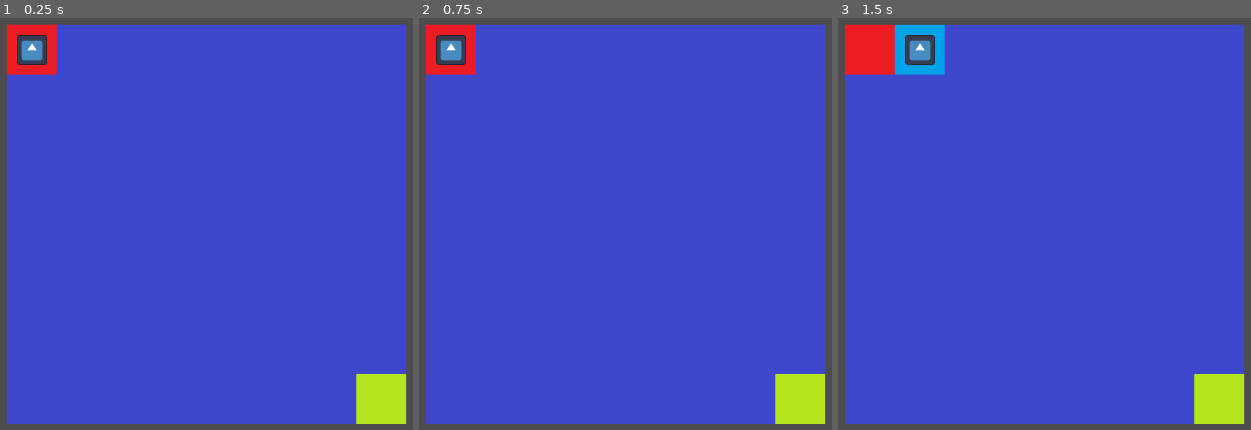
Above: before the commit, frames 1-3 (left to right).
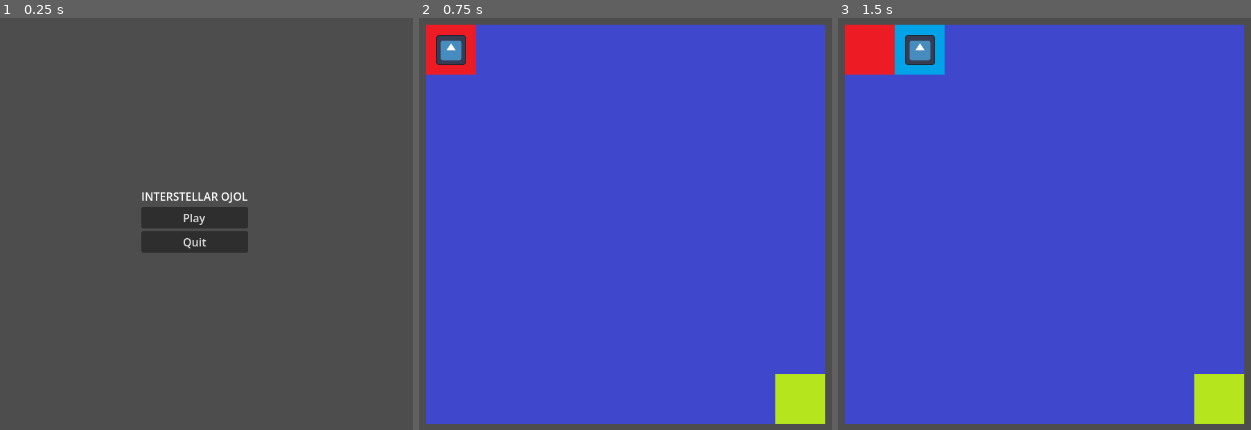
Above: after the commit, the same moments.

Repository: XilefEel/gameseed-2026
Game: Godot game, scene res://scenes/MainMenu.tscn
Same seed, same stepped clock (60 frames per second), same inputs: the game is played once before the commit and once after it. Before the commit the project starts from res://game.tscn. The engine's default icon, where the game draws it, is replaced by a stand-in: a white triangle on a blue panel in a dark square.
Inputs (mouse positions are in pixels of both pictures, inside the frame that each line leads up to):
- Up to frame 1 (0.25 s): no input
- Up to frame 2 (0.75 s): click (613, 215) at 0.5 s, where only the run after the commit has a clickable "Play"
- Up to frame 3 (1.5 s): tap Enter at 1.25 s; hold Right (ui_right) from 1.28 s (still down)

The runs differ from the first frame. In frame 1, 93% of the frame differs, in the area x 1-99%, y 1-99%; in frame 2, nothing differs; in frame 3, nothing differs.

Commit message:
added basic main menu and win menu

Diff:
--- a/project.godot
+++ b/project.godot
@@ -11,7 +11,7 @@
 [application]
 
 config/name="gameseed-2026"
-run/main_scene="uid://wsp11q4m00jx"
+run/main_scene="uid://bll3woetjhrlk"
 config/features=PackedStringArray("4.6", "Forward Plus")
 config/icon="res://icon.svg"
 
--- a/game.tscn
+++ b/scenes/Game.tscn
@@ -1,13 +1,13 @@
 [gd_scene format=4 uid="uid://wsp11q4m00jx"]
 
-[ext_resource type="Script" uid="uid://0wqb1rjxbtrg" path="res://scripts/game.gd" id="1_7jktm"]
-[ext_resource type="Texture2D" uid="uid://c5jiua8ntar6y" path="res://tileset-asset.png" id="1_80nbo"]
-[ext_resource type="Script" uid="uid://bpjt5smbnexgg" path="res://scripts/grid.gd" id="2_e2o6t"]
-[ext_resource type="Script" uid="uid://b6m0tarejb6be" path="res://scripts/player.gd" id="3_feb5d"]
-[ext_resource type="Texture2D" uid="uid://ba65xjnhk3g8e" path="res://icon.svg" id="4_fc0e3"]
+[ext_resource type="Script" uid="uid://0wqb1rjxbtrg" path="res://scripts/game.gd" id="1_s0nni"]
+[ext_resource type="Texture2D" uid="uid://c5jiua8ntar6y" path="res://assets/tileset-asset.png" id="2_aug50"]
+[ext_resource type="Script" uid="uid://bpjt5smbnexgg" path="res://scripts/grid.gd" id="3_kiw3p"]
+[ext_resource type="Script" uid="uid://b6m0tarejb6be" path="res://scripts/player.gd" id="4_400sg"]
+[ext_resource type="Texture2D" uid="uid://ba65xjnhk3g8e" path="res://icon.svg" id="5_g4kob"]
 
 [sub_resource type="TileSetAtlasSource" id="TileSetAtlasSource_e2o6t"]
-texture = ExtResource("1_80nbo")
+texture = ExtResource("2_aug50")
 0:0/0 = 0
 1:0/0 = 0
 2:0/0 = 0
--- /dev/null
+++ b/scenes/MainMenu.tscn
@@ -0,0 +1,31 @@
+[gd_scene format=3 uid="uid://bll3woetjhrlk"]
+
+[ext_resource type="Script" uid="uid://7sbkhhgf04xk" path="res://scripts/main_menu.gd" id="1_yqorp"]
+
+[node name="MainMenu" type="Control" unique_id=1615577758]
+layout_mode = 3
+anchors_preset = 0
+script = ExtResource("1_yqorp")
+
+[node name="CenterContainer" type="CenterContainer" parent="." unique_id=1714698281]
+layout_mode = 0
+offset_right = 1144.0
+offset_bottom = 645.0
+
+[node name="VBoxContainer" type="VBoxContainer" parent="CenterContainer" unique_id=1989131458]
+layout_mode = 2
+
+[node name="Label" type="Label" parent="CenterContainer/VBoxContainer" unique_id=1250402074]
+layout_mode = 2
+text = "INTERSTELLAR OJOL"
+
+[node name="Button" type="Button" parent="CenterContainer/VBoxContainer" unique_id=164456067]
+layout_mode = 2
+text = "Play"
+
+[node name="Button2" type="Button" parent="CenterContainer/VBoxContainer" unique_id=1240392324]
+layout_mode = 2
+text = "Quit"
+
+[connection signal="pressed" from="CenterContainer/VBoxContainer/Button" to="." method="_on_play_button_pressed"]
+[connection signal="pressed" from="CenterContainer/VBoxContainer/Button2" to="." method="_on_quit_button_pressed"]
--- /dev/null
+++ b/scenes/Win.tscn
@@ -0,0 +1,26 @@
+[gd_scene format=3 uid="uid://df3frb33tk4vk"]
+
+[ext_resource type="Script" uid="uid://ca85gigvlsfp0" path="res://scripts/win.gd" id="1_pnk8a"]
+
+[node name="Win" type="Control" unique_id=1313962871]
+layout_mode = 3
+anchors_preset = 0
+script = ExtResource("1_pnk8a")
+
+[node name="CenterContainer" type="CenterContainer" parent="." unique_id=96123115]
+layout_mode = 0
+offset_right = 1148.0
+offset_bottom = 658.0
+
+[node name="VBoxContainer" type="VBoxContainer" parent="CenterContainer" unique_id=802985784]
+layout_mode = 2
+
+[node name="Label" type="Label" parent="CenterContainer/VBoxContainer" unique_id=1270261079]
+layout_mode = 2
+text = "WIN!"
+
+[node name="Button" type="Button" parent="CenterContainer/VBoxContainer" unique_id=650933478]
+layout_mode = 2
+text = "Play Again?"
+
+[connection signal="pressed" from="CenterContainer/VBoxContainer/Button" to="." method="_on_button_pressed"]
--- /dev/null
+++ b/scripts/main_menu.gd
@@ -0,0 +1,8 @@
+extends Control
+
+func _on_play_button_pressed() -> void:
+	get_tree().change_scene_to_file("res://scenes/game.tscn")
+
+
+func _on_quit_button_pressed() -> void:
+	get_tree().quit()
--- a/scripts/player.gd
+++ b/scripts/player.gd
@@ -63,6 +63,7 @@
 
 	if grid.is_end_cell(current_cell):
 		has_won = true
+		get_tree().change_scene_to_file("res://scenes/Win.tscn")
 		print("WIN!")
 
 
--- /dev/null
+++ b/scripts/win.gd
@@ -0,0 +1,4 @@
+extends Control
+
+func _on_button_pressed() -> void:
+	get_tree().change_scene_to_file("res://scenes/game.tscn")
Renamed: tileset-asset.png -> assets/tileset-asset.png
Not shown, changed: assets/tileset-asset.png.import
Not shown: 1 places in scenes/Game.tscn that only renumber resources
Not shown, added: scripts/main_menu.gd.uid
Not shown, added: scripts/win.gd.uid
